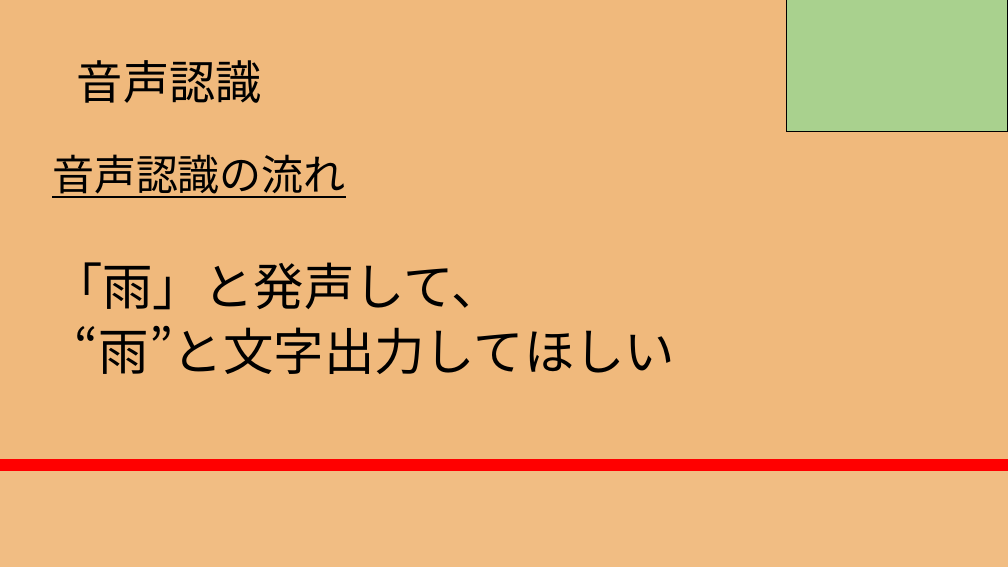
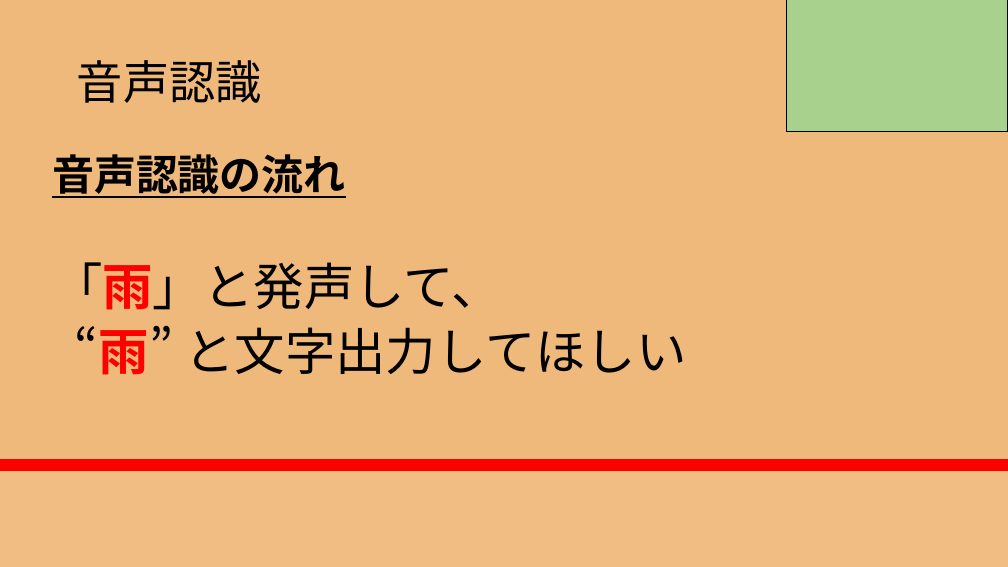
Before and after one commit to RikiishiSuzunosuke/AIspeaker_yosie, a slide deck: slide 7 of presentation/AIスピーカー開発_3_main.pptx. Drawn at 1008x567 pixels with LibreOffice and Linux fonts; fonts in the diff are those of the drawing. Boxes give left, top, right and bottom in pixels: in the first picture for what was removed or moved away, otherwise in the second. Text is boxed around its words. In the diff, an @@ line names an element or a change of style, - is before the commit and + after.

```diff
--- a/presentation/AIスピーカー開発_3_main.pptx
+++ b/presentation/AIスピーカー開発_3_main.pptx
@@ text at [52, 154, 501, 310]: bold on in "音声認識の流れ", "「雨」と発声して、"; text colour #000000 to #FF0000 in "「雨」と発声して、" @@
@@ text at [75, 325, 686, 375]: spaces changed @@
-“雨”と文字出力してほしい
+“雨” と文字出力してほしい
```
Also in this commit, not shown: 6 other slides changed.
